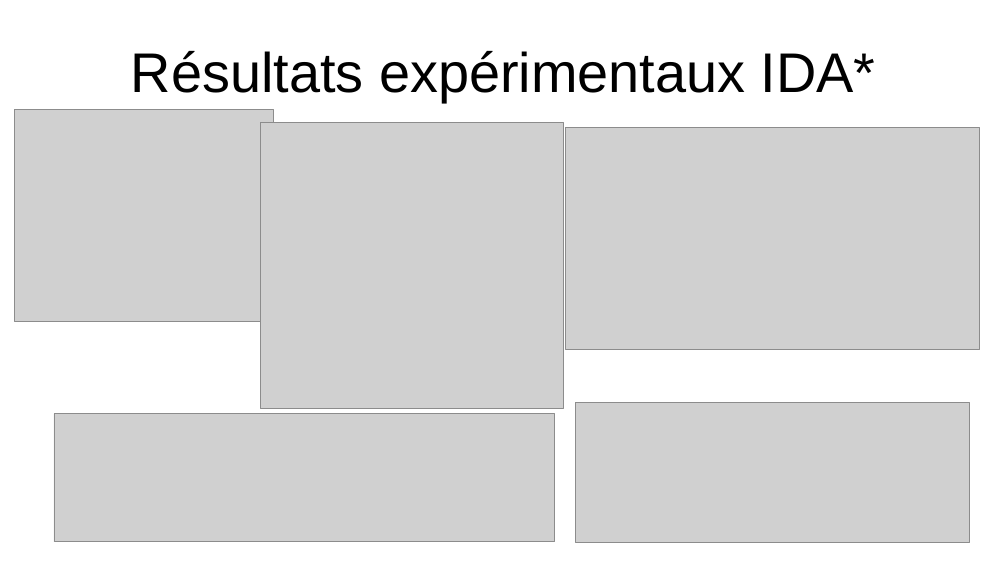
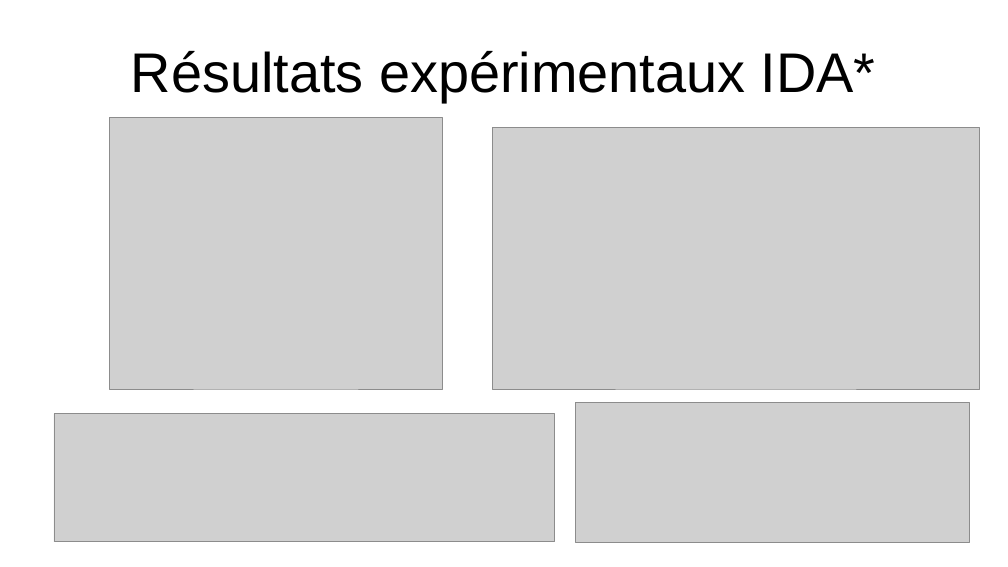
Before and after one commit to YoshiLeLama/projet-taquin, a slide deck: slide 10 of diapo/Diapo IA taquin.odp. Drawn at 1008x567 pixels with LibreOffice and Linux fonts; fonts in the diff are those of the drawing; grey boxes stand for pictures. Boxes give left, top, right and bottom in pixels: in the first picture for what was removed or moved away, otherwise in the second. Text is boxed around its words. In the diff, an @@ line names an element or a change of style, - is before the commit and + after.

Commit message:
diapos

```diff
--- a/diapo/Diapo IA taquin.odp
+++ b/diapo/Diapo IA taquin.odp
@@ picture: place and size @@
-picture at [15, 110, 273, 321]
+picture at [110, 117, 443, 389]
@@ picture removed at [261, 123, 563, 408] @@
@@ picture: place and size @@
-picture at [566, 127, 980, 349]
+picture at [492, 127, 980, 389]
```
